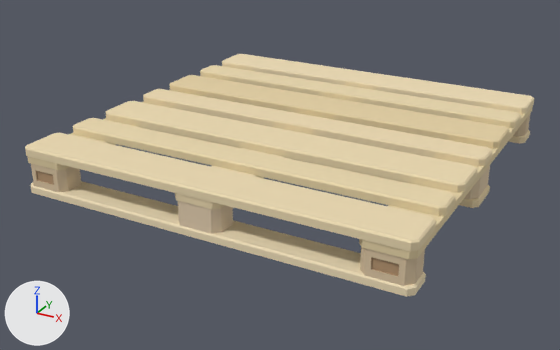
Before and after pictures for a commit that changed the glTF model src/client/assets/props/warehouse/pallet.glb.
One viewpoint serves both versions: a 50 mm lens placed at (1.064, -2.074, 0.971), pointed at (-0.037, -0.071, -0.03). The axes (+X, +Y, +Z) are drawn at lower left. The lights are the same throughout. The picture after the commit comes second. Vertices at exactly the same position are counted once.

The older version as bpy lines, for what is in view:
```python
me_pallet = bpy.data.meshes.new('pallet')
me_pallet.from_pydata(...)  # 476 vertices, 720 faces; spans x -0.6..0.6, y -0.6..0.6, z 0.0..0.144
me_pallet.materials.append(mat_kit)
ob_pallet_001 = bpy.data.objects.new('pallet.001', me_pallet)
ob_pallet_001.location = (0.0, 0.0, 0.0)
```
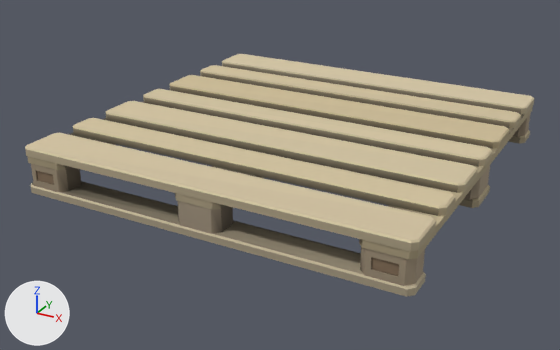
Pixel boxes [x1, y1, x2, y2] of what changed, in the pictures (560 x 350 px):
```json
{"part": 1, "of": "me_pallet", "change": "recoloured", "before": [25, 54, 534, 297], "after": [25, 54, 534, 297]}
{"part": 2, "of": "me_pallet", "change": "recoloured", "before": [31, 63, 528, 286], "after": [31, 63, 528, 286], "on screen": "beige to brown"}
```

The change, as JSON lines over the scene's bpy script:
```json
{"block": "me_pallet", "where": "me_pallet.from_pydata(...)  # 476 vertices, 720 faces; spans x -0.6..0.6, y -0.6..0.6, z 0.0..0.144"}
{"block": "me_pallet", "where": "# used by ob_pallet_001; location = (0.0, 0.0, 0.0)"}
{"block": "me_pallet", "change": "me_pallet part 1: 376 faces centred in x -0.6..0.6, y -0.6..0.6, z 0.006..0.144 are repainted in the vertex colours; the middle colour goes from beige #ead7af to beige #b8ab8c"}
{"block": "me_pallet", "change": "me_pallet part 2: 344 faces centred in x -0.595..0.595, y -0.596..0.596, z 0.0..0.132 are repainted in the vertex colours; the middle colour goes from beige #dfcaa8 to brown #665847"}
```
